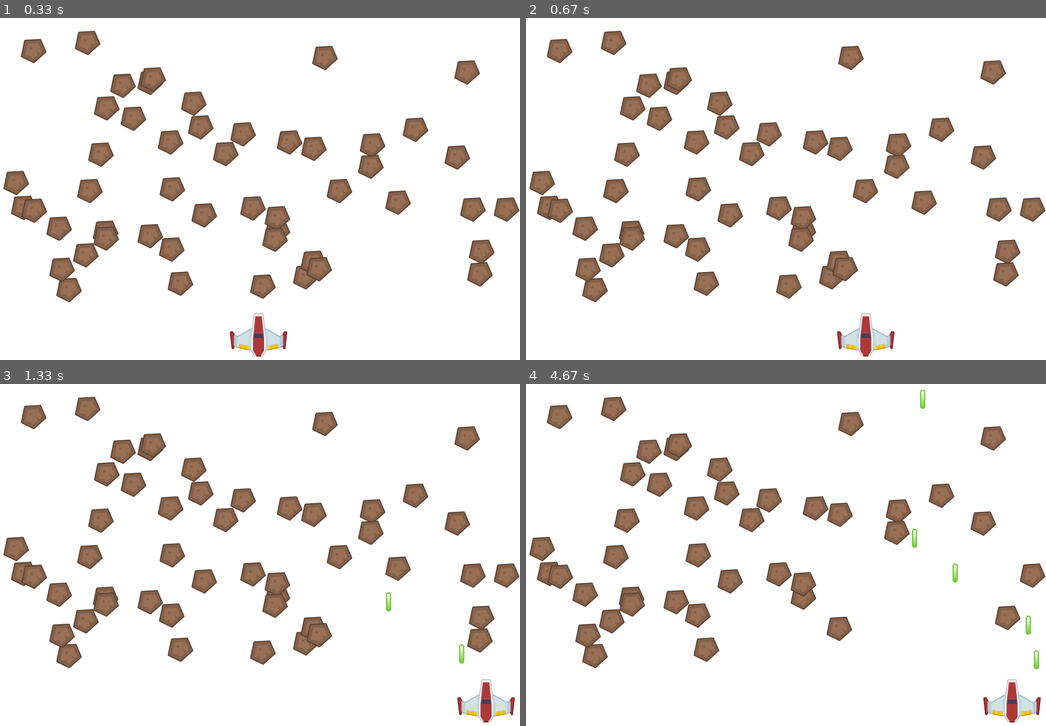
Above: before the commit, frames 1-4 (two rows, left to right).
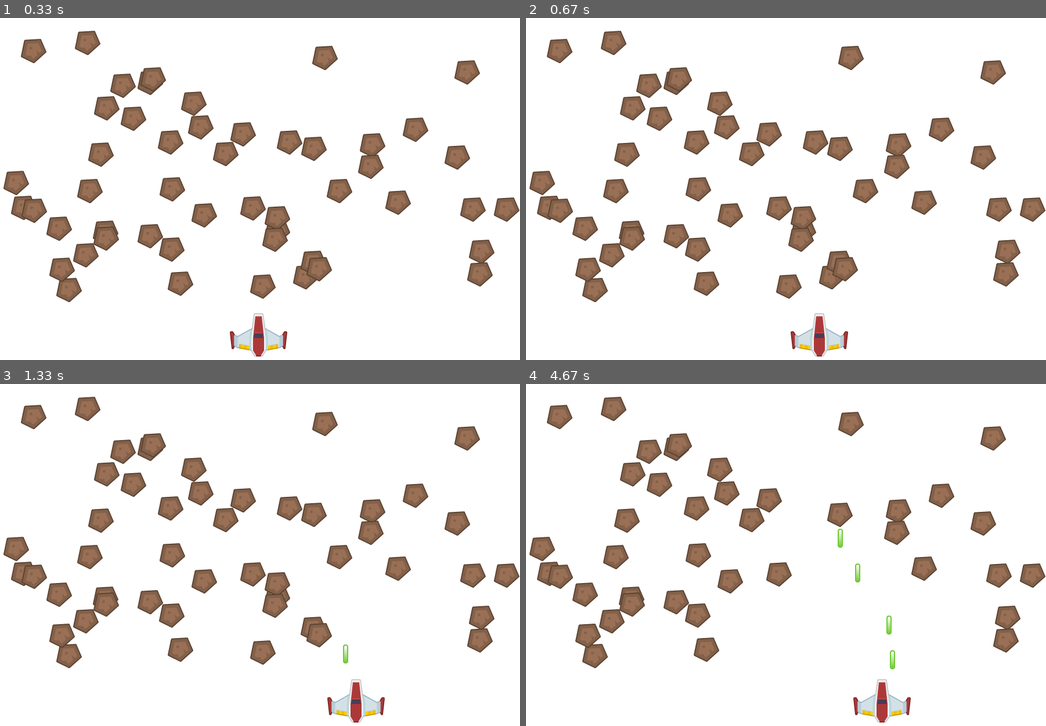
Above: after the commit, the same moments.

Repository: franciscolevimd/learning_pygame
Game: pygame game, started from shooterkey.py
The game is run twice, just before and just after one commit, with the same random seed, the same clock (stepped at 60 frames per second) and the same inputs.
Inputs:
- Up to frame 1 (0.33 s): no input
- Up to frame 2 (0.67 s): hold Right from 0.33 s (still down)
- Up to frame 3 (1.33 s): release Right at 0.8 s; hold Right 0.83-1.3 s; tap Space at 0.9, 1.2 s
- Up to frame 4 (4.67 s): hold Left 1.33-1.87 s; tap Space at 1.4, 1.7, 1.97, 2.27, 2.4, 2.7, 3.07, 3.37, 3.57, 3.87, 4.07, 4.37, 4.57 s; hold Left 1.9-2.3 s; hold Right 2.33-2.97 s; hold Left 3-3.47 s; hold Right 3.5-3.97 s; hold Right 4-4.47 s; hold Left from 4.5 s (still down)

Frame 1 is identical in both runs. In frame 2, 1.3% of the frame differs, in the area x 50-71%, y 86-99%; in frame 3, 1.7%; in frame 4, 3.5%, in the area x 50-99%, y 1-99%.

Commit message:
Keyboard control improvements.

Diff:
--- a/shooterkey.py
+++ b/shooterkey.py
@@ -21,9 +21,12 @@
 LASER_POSITION_Y = 20
 END_LASER_ROUTE = -10
 LASER_DISPLACEMENT = 5
+SHIP_LEFT_DISPLACEMENT = -3
+SHIP_RIGHT_DISPLACEMENT = 3
 SHIP_SPRITE_NAME = "ship.png"
 METEOR_SPRITE_NAME = "meteor.png"
 LASER_SPRITE_NAME = "laser.png"
+LASER_SOUND_NAME = "laser5.ogg"
 
 
 class Meteor(pygame.sprite.Sprite):
@@ -42,12 +45,14 @@
         self.image.set_colorkey(BLACK)
         self.rect = self.image.get_rect()
         self.rect.x = SHIP_POSITION_X
+        self.speed_x = 0
+        self.speed_y = 0
+
+    def changes_speed(self, x):
+        self.speed_x += x
 
     def update(self):
-        if self.despl_x[0]:
-            self.rect.x -= 7
-        elif self.despl_x[1]:
-            self.rect.x += 7
+        self.rect.x += self.speed_x
         self.rect.y = SHIP_POSITION_Y
 
 
@@ -94,11 +99,9 @@
             if pygame.K_ESCAPE == event.key:
                 game_over = True
             elif pygame.K_LEFT == event.key:
-                ship.despl_x[1] = False
-                ship.despl_x[0] = True
+                ship.changes_speed(SHIP_LEFT_DISPLACEMENT)
             elif pygame.K_RIGHT == event.key:
-                ship.despl_x[0] = False
-                ship.despl_x[1] = True
+                ship.changes_speed(SHIP_RIGHT_DISPLACEMENT)
             elif pygame.K_SPACE == event.key:
                 laser = Laser()
                 laser.rect.x = ship.rect.x + LASER_POSITION_X
@@ -107,10 +110,9 @@
                 lasers.add(laser)
         elif event.type == pygame.KEYUP:
             if pygame.K_LEFT == event.key:
-                ship.despl_x[0] = False
+                ship.changes_speed(SHIP_RIGHT_DISPLACEMENT)
             elif pygame.K_RIGHT == event.key:
-                ship.despl_x[1] = False
-
+                ship.changes_speed(SHIP_LEFT_DISPLACEMENT)
     # >----- GAME LOGIC
     all_sprites.update()
     for laser in lasers:
